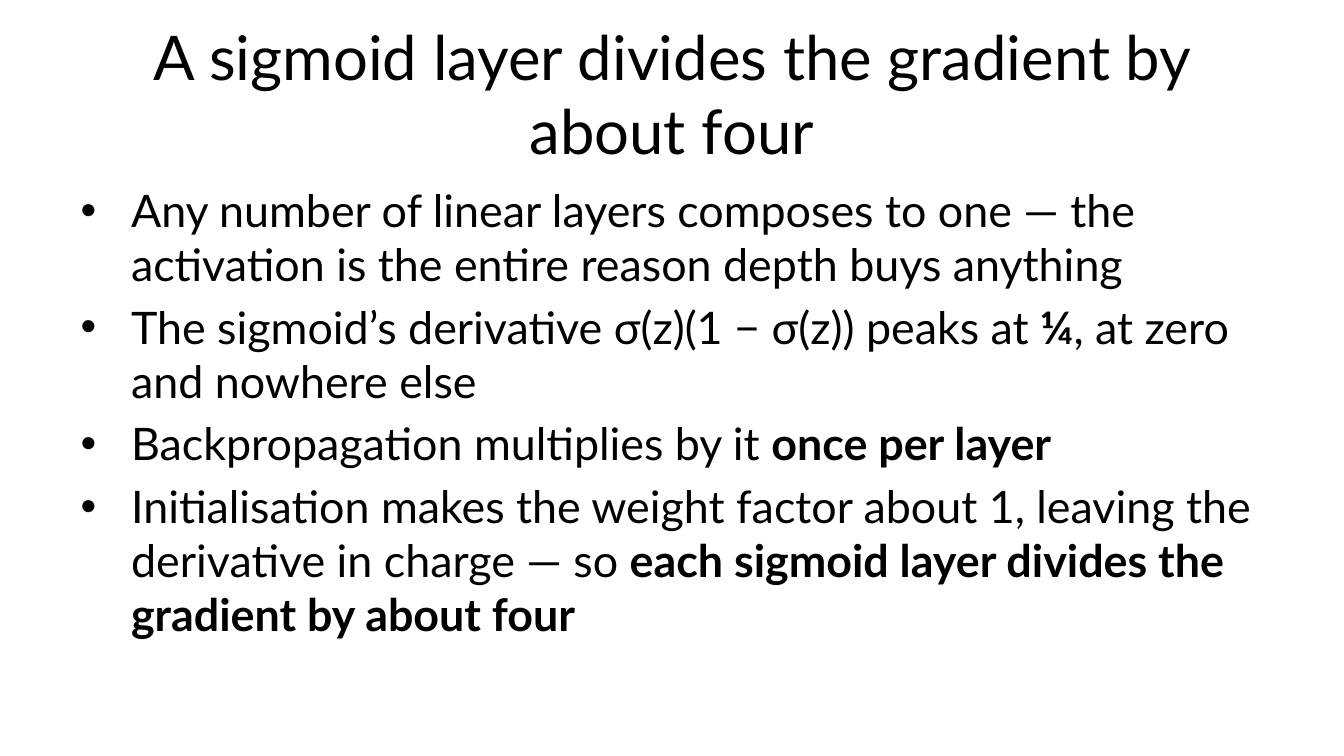
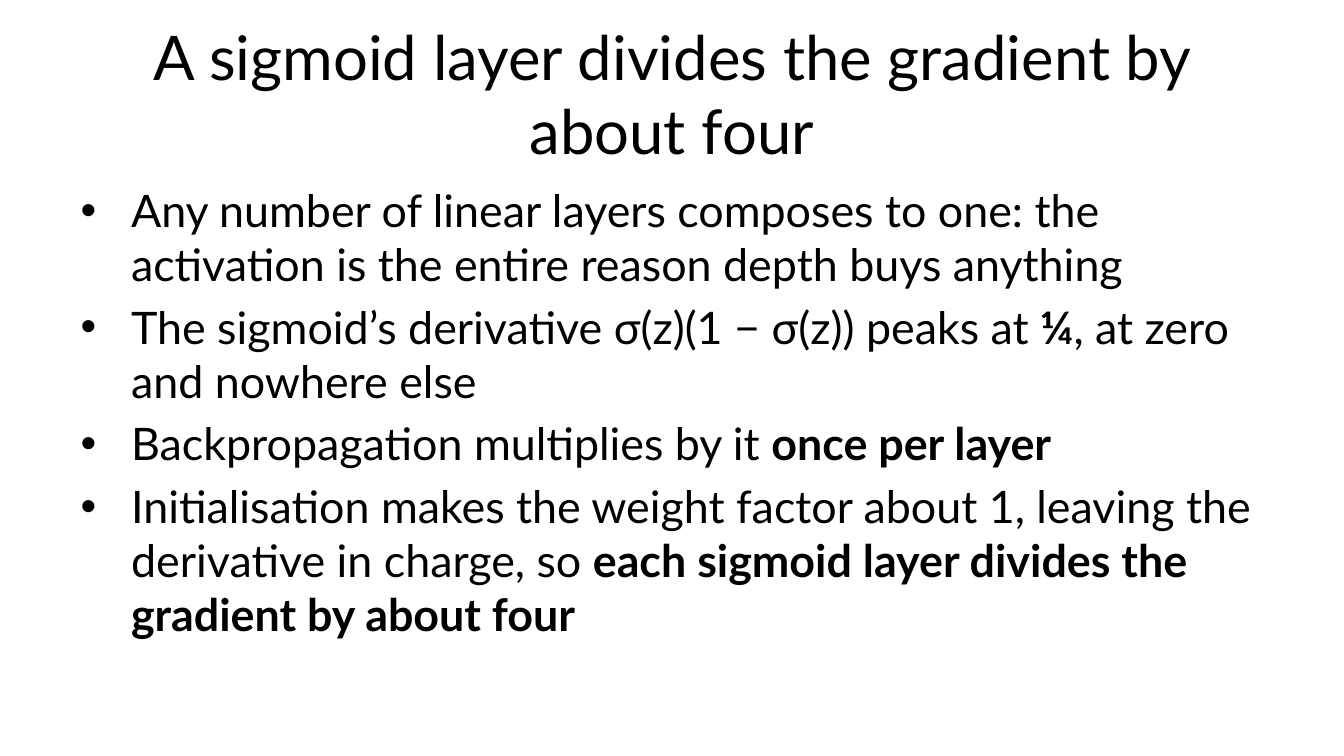
Before and after one commit to fabioantonini/technologies-for-artificial-intelligence, a slide deck: slide 45 of Lessons/09_neural_networks/Slides/neural_networks_slides.pptx. Drawn at 1344x756 pixels with LibreOffice and Linux fonts; fonts in the diff are those of the drawing; background and template pictures are left out. Boxes give left, top, right and bottom in pixels: in the first picture for what was removed or moved away, otherwise in the second. Text is boxed around its words. In the diff, an @@ line names an element or a change of style, - is before the commit and + after.

```diff
--- a/Lessons/09_neural_networks/Slides/neural_networks_slides.pptx
+++ b/Lessons/09_neural_networks/Slides/neural_networks_slides.pptx
@@ text at [131, 194, 1123, 290]: text changed @@
-• Any number of linear layers composes to one — the activation is the entire reason depth buys anything
+• Any number of linear layers composes to one: the activation is the entire reason depth buys anything
@@ text at [131, 490, 1251, 639]: text changed @@
-• Initialisation makes the weight factor about 1, leaving the derivative in charge — so each sigmoid layer divides the gradient by about four
+• Initialisation makes the weight factor about 1, leaving the derivative in charge, so each sigmoid layer divides the gradient by about four
```
Also in this commit, not shown: 24 other slides changed, 27 other files.
